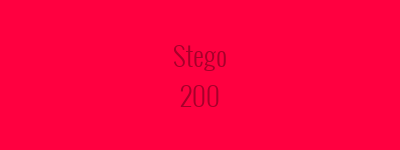
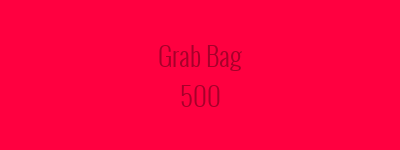
Layers edited between the first and the second (400, 150) image:
renamed "Stego ..." to "Grab Bag ...", painted on it over (x1=159, y1=45, x2=242, y2=107)
